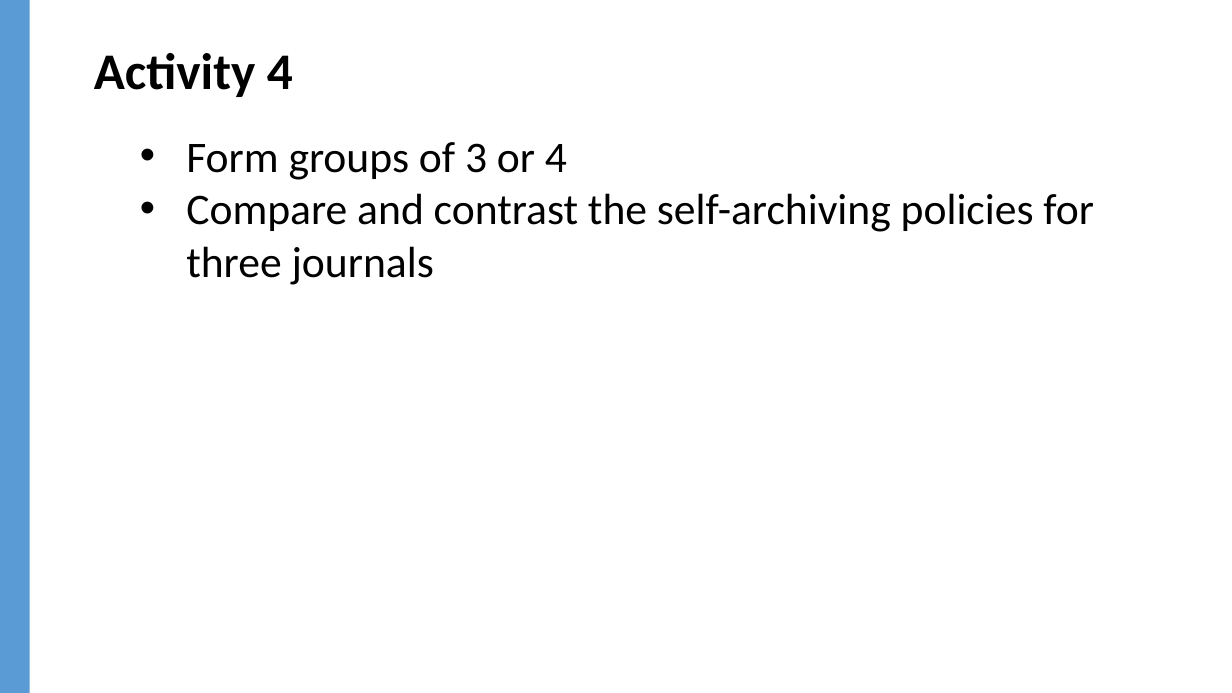
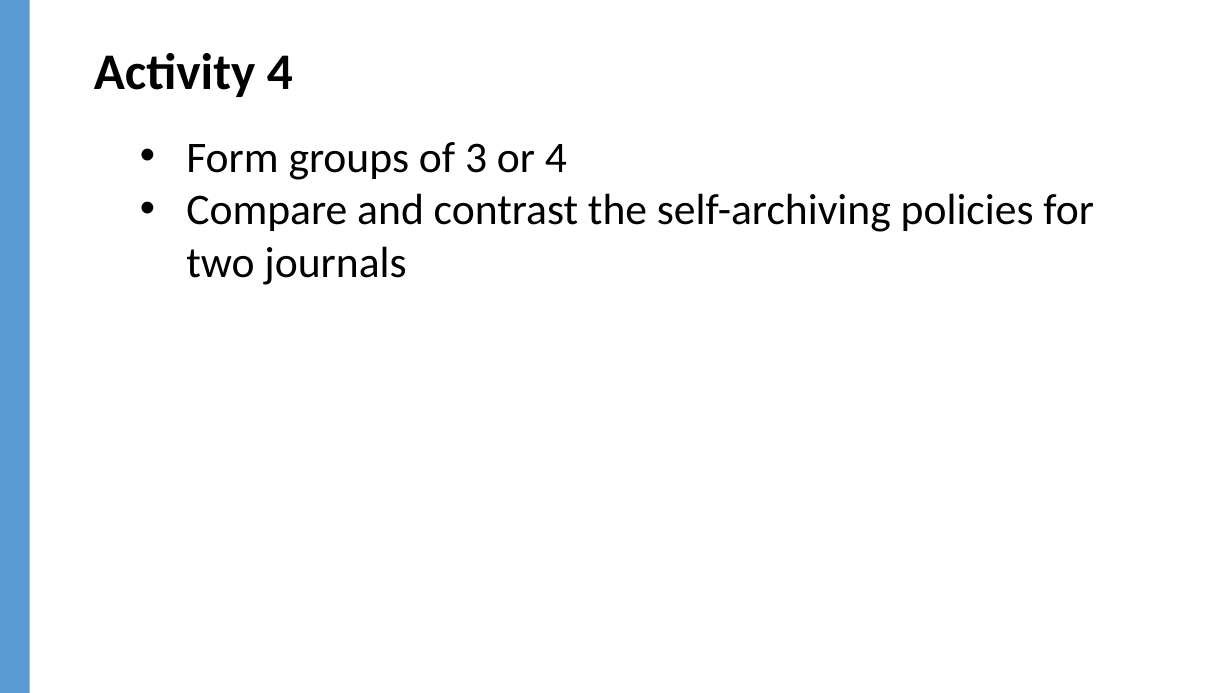
Before and after one commit to jylisadoney/jylisadoney.github.io, a slide deck: slide 23 of media/JylisaDoney_ACRL-ScholarlyCommunicationsCookbook_KeyIngredients.pptx. Drawn at 1232x693 pixels with LibreOffice and Linux fonts; fonts in the diff are those of the drawing; background and template pictures are left out. Boxes give left, top, right and bottom in pixels: in the first picture for what was removed or moved away, otherwise in the second. Text is boxed around its words. In the diff, an @@ line names an element or a change of style, - is before the commit and + after.

Commit message:
upload new versions of acrl scholcomm slides

```diff
--- a/media/JylisaDoney_ACRL-ScholarlyCommunicationsCookbook_KeyIngredients.pptx
+++ b/media/JylisaDoney_ACRL-ScholarlyCommunicationsCookbook_KeyIngredients.pptx
@@ text at <box>186,193,1094,285</box>: text changed @@
-• Compare and contrast the self-archiving policies for three journals
+• Compare and contrast the self-archiving policies for two journals
```
Also in this commit, not shown: 1 other file.
